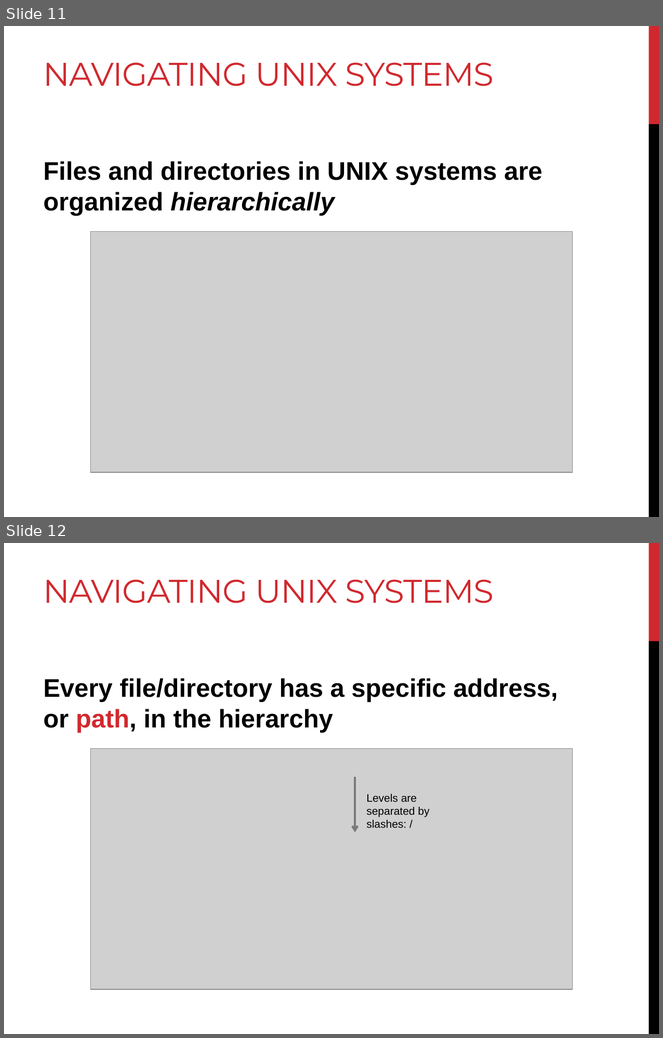
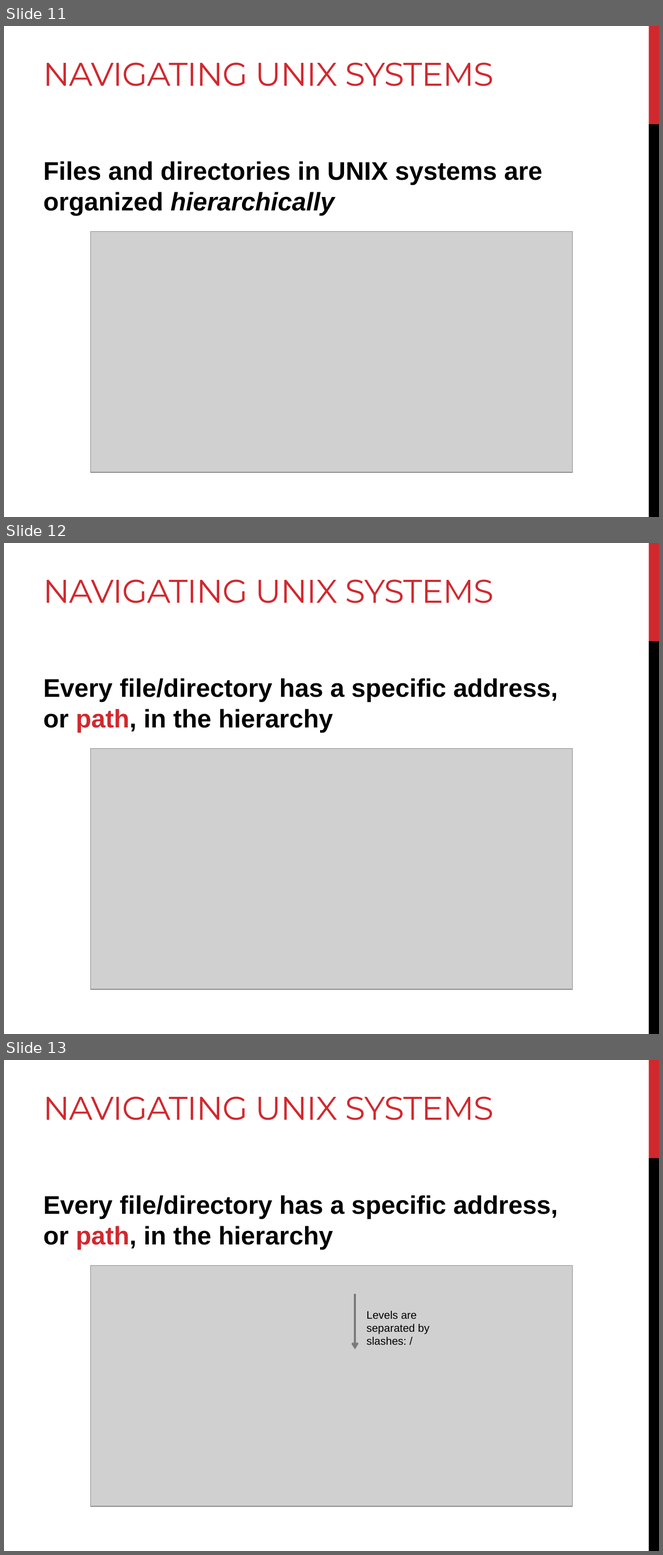
Before and after one commit to BjornFJohansson/ccbb_bigdata2015_python, a slide deck: slides/slides_day1.pptx. Shown one above the other, each under a label of ours: slides 11 and 12 before the commit, slides 11, 12 and 13 after it. The pictures are 663x1038 and 663x1555 pixels, drawn with LibreOffice and Linux fonts; fonts in the diff are those of the drawing; grey boxes stand for pictures. Boxes give left, top, right and bottom in pixels: in the first picture for what was removed or moved away, otherwise in the second. Text is boxed around its words. In the diff, an @@ line names an element or a change of style, - is before the commit and + after.

```diff
--- a/slides/slides_day1.pptx
+++ b/slides/slides_day1.pptx
@@ slide 12 added at bbox=[4, 543, 659, 1034], background #FFFFFF; not listed: 2 template elements that a slide beside it also shows @@
@@ title added at bbox=[44, 579, 494, 603], 36 pt, text #D1282E @@
+NAVIGATING UNIX SYSTEMS
@@ text added at bbox=[44, 678, 558, 733], 28 pt, text #000000, bold @@
+Every file/directory has a specific address, or path, in the hierarchy
@@ picture added at bbox=[90, 749, 573, 990] @@
@@ what was slide 12 is now slide 13 @@
```
Also in this commit, not shown: 7 slides changed, 3 other slides added, 1 slide removed, 1 other file.
